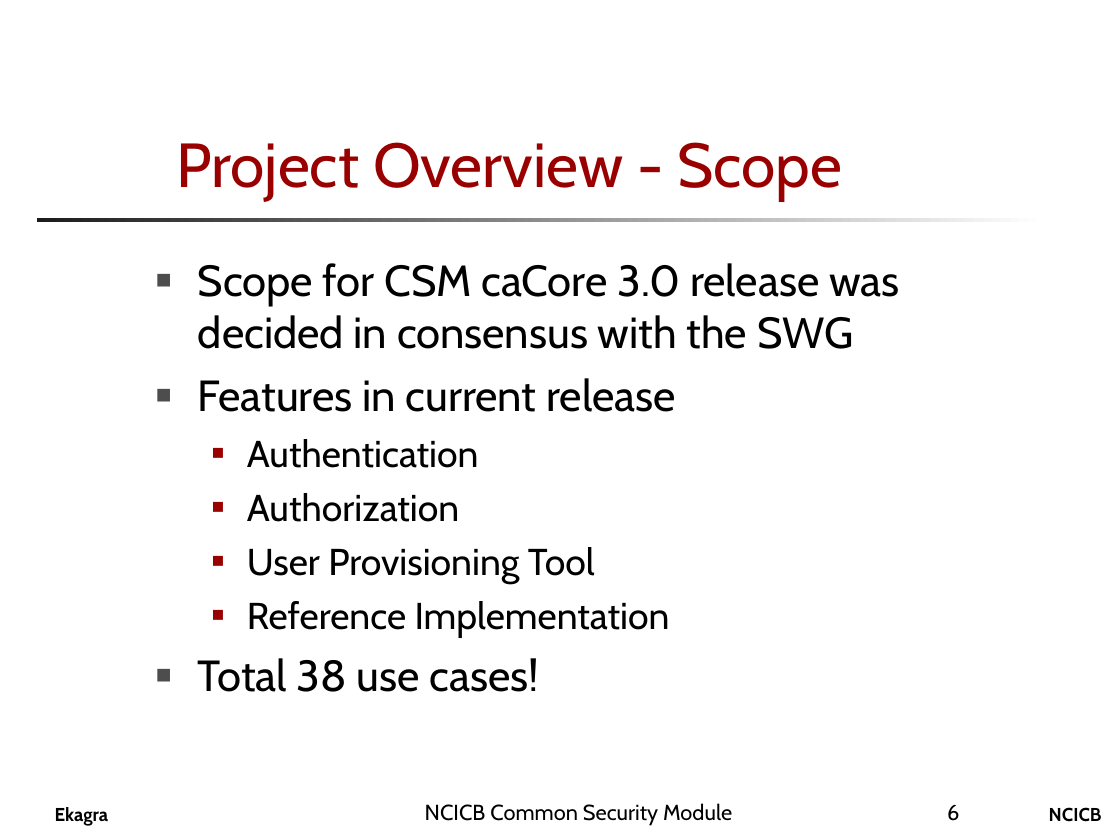
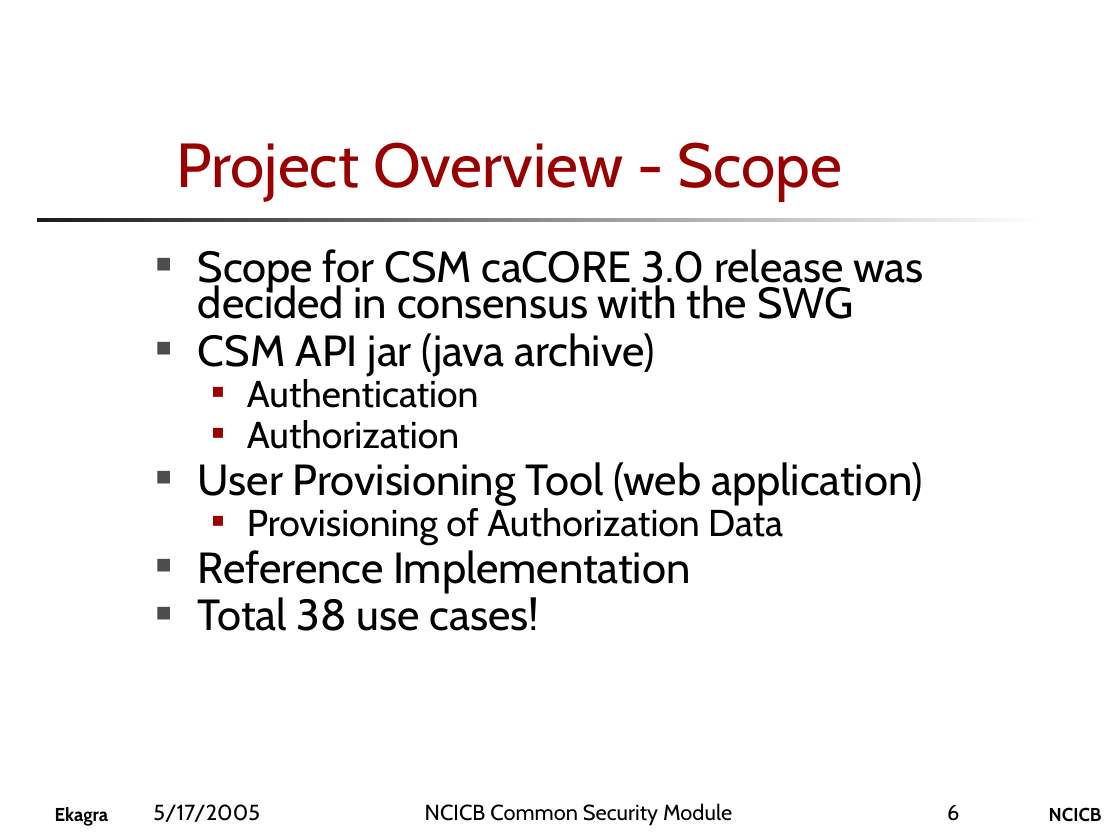
Before and after one commit to CBIIT/common-security-module-docs, a slide deck: slide 6 of Presentations/CSM_Presentation.ppt. Drawn at 1120x840 pixels with LibreOffice and Linux fonts; fonts in the diff are those of the drawing; background and template pictures are left out. Boxes give left, top, right and bottom in pixels: in the first picture for what was removed or moved away, otherwise in the second. Text is boxed around its words. In the diff, an @@ line names an element or a change of style, - is before the commit and + after.

```diff
--- a/Presentations/CSM_Presentation.ppt
+++ b/Presentations/CSM_Presentation.ppt
@@ text at (x1=198, y1=249, x2=923, y2=376): text changed @@
-■ Scope for CSM caCore 3.0 release was decided in consensus with the SWG
-■ Features in current release
+■ Scope for CSM caCORE 3.0 release was decided in consensus with the SWG
+■ CSM API jar (java archive)
@@ text at (x1=198, y1=376, x2=690, y2=631): size 24 to 28 pt in "Reference Implementation"; line spacing 1 to 0.7; list level 2 to 1 in "Reference Implementation"; bullet colour #990000 to #4D4D4D @@
@@ text at (x1=198, y1=462, x2=923, y2=545): text changed; size 24 to 28 pt @@
-  ■ User Provisioning Tool
+■ User Provisioning Tool (web application)
+  ■ Provisioning of Authorization Data
@@ text added at (x1=153, y1=804, x2=260, y2=822), 14 pt, text #000000 @@
+5/17/2005
```
Also in this commit, not shown: 30 other slides changed, 3 slides added, 3 slides removed.
